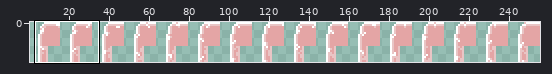
Edited in one commit: sprite sheet (Content/SaltFlats/Biome/SaltWaterfallStyle.png). Above, an overview of the earlier version with the close-up marked.
Close-up. First the earlier version:
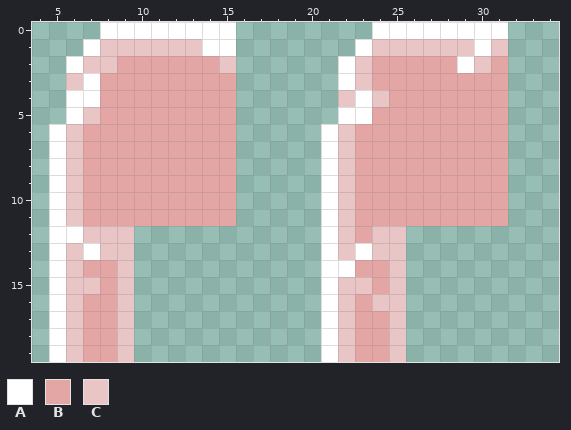
The file is 512x40 pixels, drawn in blocks of 2x2; one block is one cell here. Shown: x 4..34, y 0..19. The wide view leaves out empty margins. The commit also changed other parts of the picture, which this record leaves out.
Palette (. is transparent): A #ffffff  B #e4a5a5  C #e9c5c5
Pixels before, first column x 5:
 0 ...AAAAAAAA........AAAAAAAA
 1 ..ACCCCCCAA.......ACCCCCCAC
 2 .ACCBBBBBBC......ACBBBBBACB
 3 .CABBBBBBBB......ACBBBBBBBB
 4 .AABBBBBBBB......CACBBBBBBB
 5 .ACBBBBBBBB......AABBBBBBBB
 6 ACBBBBBBBBB.....ACBBBBBBBBB
 7 ACBBBBBBBBB.....ACBBBBBBBBB
 8 ACBBBBBBBBB.....ACBBBBBBBBB
 9 ACBBBBBBBBB.....ACBBBBBBBBB
10 ACBBBBBBBBB.....ACBBBBBBBBB
11 ACBBBBBBBBB.....ACBBBBBBBBB
12 AACCC...........ACBCC......
13 ACACC...........ACACC......
14 ACBBC...........AABBC......
15 ACCBC...........ACCBC......
16 ACBBC...........ACBCC......
17 ACBBC...........ACBBC......
18 ACBBC...........ACBBC......
19 ACBBC...........ACBBC......
The result:
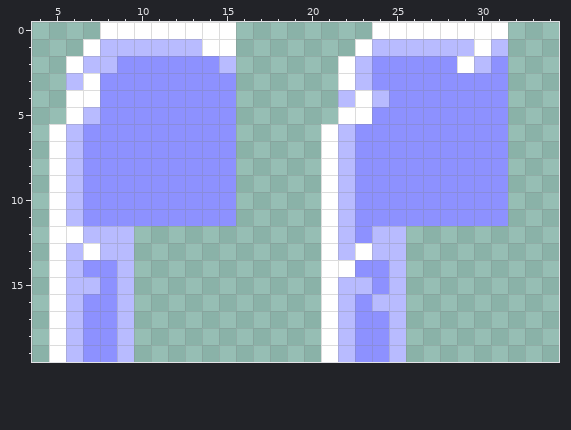
The exact change:
Colour B changes from #e4a5a5 to #8d91ff.
Colour C changes from #e9c5c5 to #b8bbff.
